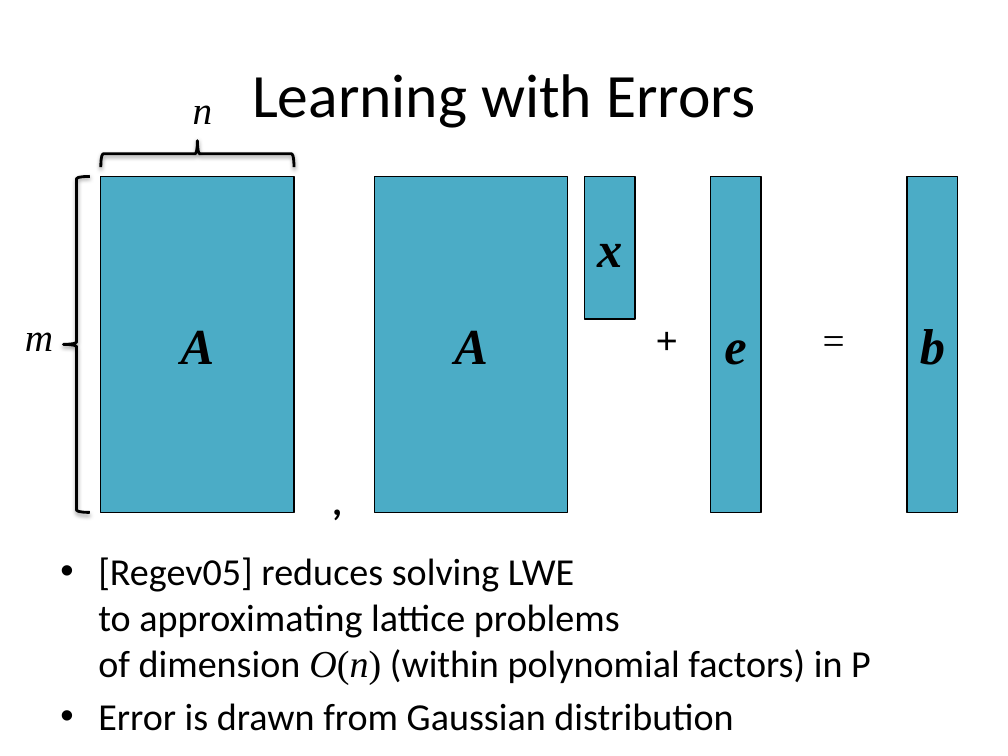
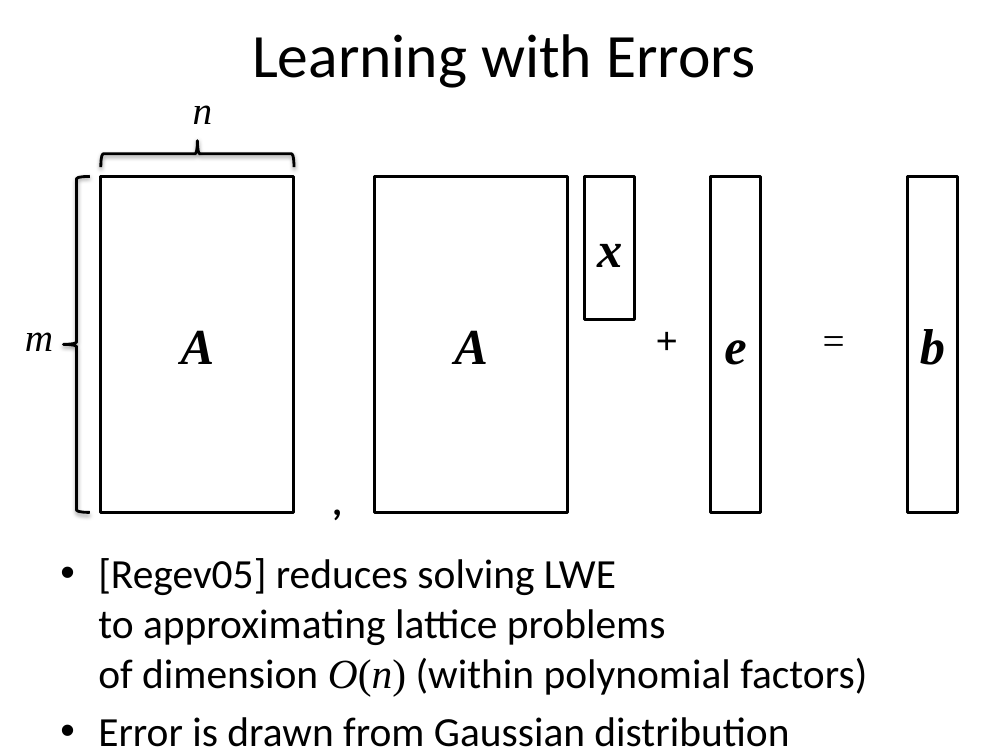
Before and after one commit to xianruimeng/comp-fuzzy-ext, a slide deck: slide 31 of ComputationalFuzzyExtractors.pptx (slide 29 before the commit). Drawn at 1008x756 pixels with LibreOffice and Linux fonts; fonts in the diff are those of the drawing. Boxes give left, top, right and bottom in pixels: in the first picture for what was removed or moved away, otherwise in the second. Text is boxed around its words. In the diff, an @@ line names an element or a change of style, - is before the commit and + after.

```diff
--- a/ComputationalFuzzyExtractors.pptx
+++ b/ComputationalFuzzyExtractors.pptx
@@ title "Learning with Errors": place and size @@
-title "Learning with Errors" at (252, 74, 755, 128)
+title "Learning with Errors" at (252, 34, 755, 88)
@@ fill #4BACC6 to none; outline #000000 1 pt to #000000 2 pt in 5 elements at (101, 176, 294, 512), (585, 176, 635, 320), (375, 176, 569, 512), (711, 176, 761, 512), (907, 176, 958, 512) @@
@@ text at (98, 558, 867, 697): text changed; size 27.2 to 29.6 pt @@
-• [Regev05] reduces solving LWE
-  to approximating lattice problems
-  of dimension O(n) (within polynomial factors) in P
+• [Regev05] reduces solving LWE
+  to approximating lattice problems
+  of dimension O(n) (within polynomial factors)
@@ text at (98, 717, 789, 747): size 27.2 to 29.6 pt in "Error is drawn from Gaussian distribution" @@
```
Also in this commit, not shown: 33 other slides changed, 4 slides added, 2 slides removed, 1 other file.
